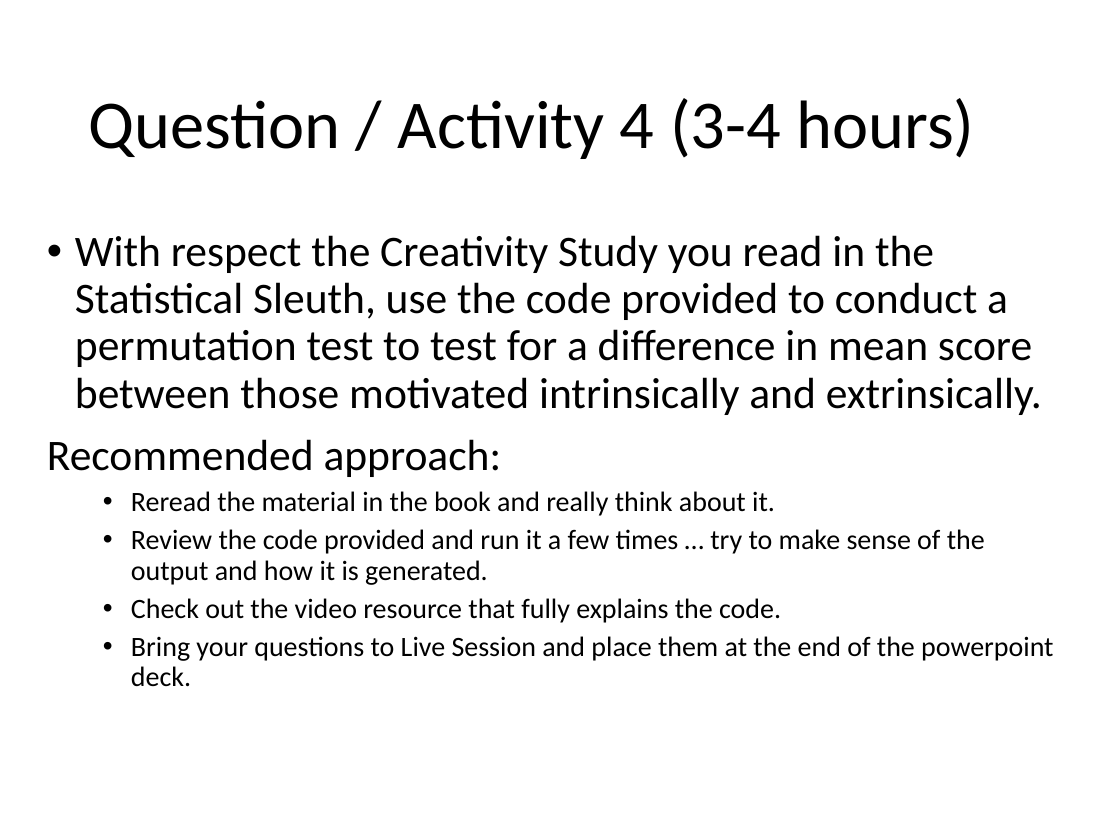
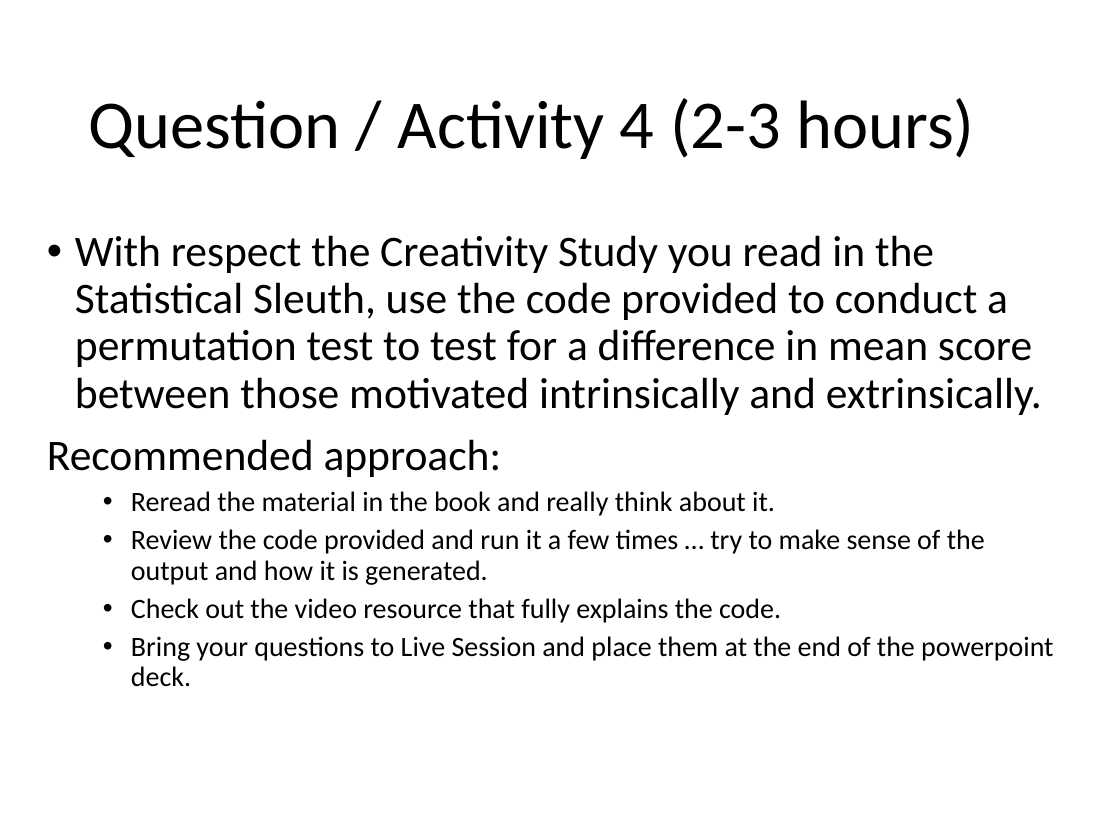
Before and after one commit to BivinSadler/MSDS_6371_Stat_Foundations, a slide deck: slide 6 of Unit 1/6371 For Live Session Unit 1 Student.pptx. Drawn at 1120x840 pixels with LibreOffice and Linux fonts; fonts in the diff are those of the drawing. Boxes give left, top, right and bottom in pixels: in the first picture for what was removed or moved away, otherwise in the second. Text is boxed around its words. In the diff, an @@ line names an element or a change of style, - is before the commit and + after.

```diff
--- a/Unit 1/6371 For Live Session Unit 1 Student.pptx
+++ b/Unit 1/6371 For Live Session Unit 1 Student.pptx
@@ title at box(88, 98, 975, 159): text changed @@
-Question / Activity 4 (3-4 hours)
+Question / Activity 4 (2-3 hours)
```
